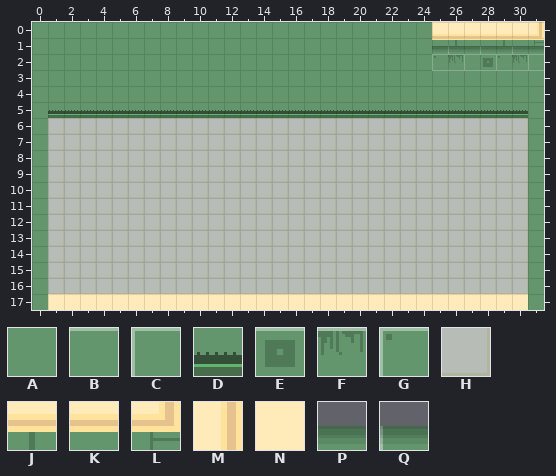
Level history. Tiled map: SuperpositionGame/src/main/resources/superposition/level1.tmx. This is how it looked before the edit.
Cells are 16x16 px. Shown: x 0..31, y 0..17. Layer "Roofs" is drawn 0,-8 px off the grid.
Key: from "spritesheet": A 0, B 1, C 2, D 3, E 4, F 5, G 6, H 7, J 8, K 9, L 10, M 11, N 12, P 13, Q 14.
_ is an empty cell.
Layer "Walls" before, first column x 0:
 0 AAAAAAAAAAAAAAAAAAAAAAAAA_______
 1 AAAAAAAAAAAAAAAAAAAAAAAAAPQPQPQP
 2 AAAAAAAAAAAAAAAAAAAAAAAAAGFCEGFC
 3 AAAAAAAAAAAAAAAAAAAAAAAAABBBBBBB
 4 AAAAAAAAAAAAAAAAAAAAAAAAAAAAAAAA
 5 ADDDDDDDDDDDDDDDDDDDDDDDDDDDDDDA
 6 A______________________________A
 7 A______________________________A
 8 A______________________________A
 9 A______________________________A
Layer "Roofs" before, first column x 0:
0 _________________________NNNNNNM
1 _________________________KJKKJKL
2 ________________________________
3 ________________________________
4 ________________________________
5 ________________________________
Layer "Floor" before, first column x 0:
 0 ________________________________
 1 ________________________________
 2 ________________________________
 3 ________________________________
 4 ________________________________
 5 ________________________________
 6 _HHHHHHHHHHHHHHHHHHHHHHHHHHHHHH_
 7 _HHHHHHHHHHHHHHHHHHHHHHHHHHHHHH_
 8 _HHHHHHHHHHHHHHHHHHHHHHHHHHHHHH_
 9 _HHHHHHHHHHHHHHHHHHHHHHHHHHHHHH_
The same view after the edit:
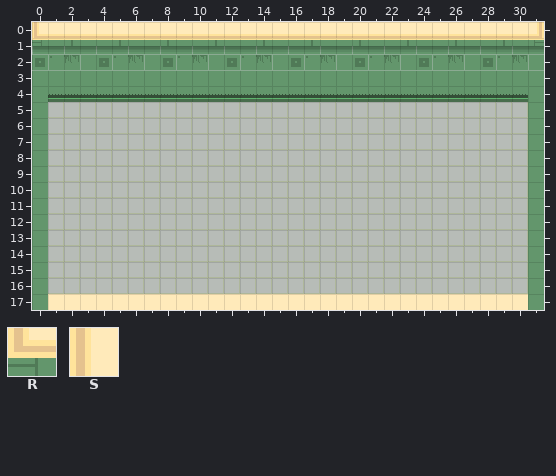
Further tiles: from "spritesheet": R 10 flipped left-right, S 11 flipped left-right.
Changes in this commit:
Layer "Walls":
Tile B replaces tile A in row 3 at x 0 to 24.
Tile C replaces tile A in row 2 at x 3, 7, 11, 15, 19 and 23.
Tile D replaces tile A in row 4 at x 1 to 30.
Tile E replaces tile A in row 2 at x 0, 4, 8, 12, 16, 20 and 24.
Tile F replaces tile A in row 2 at x 2, 6, 10, 14, 18 and 22.
Tile G replaces tile A in row 2 at x 1, 5, 9, 13, 17 and 21.
Tile P replaces tile A in row 1 at x 1, 3, 5, 7, 9, 11, 13, 15, 17, 19, 21 and 23.
Tile Q replaces tile A in row 1 at x 0, 2, 4, 6, 8, 10, 12, 14, 16, 18, 20, 22 and 24.
Tile A is removed in row 0 at x 0 to 24.
Tile D is removed in row 5 at x 1 to 30.
Layer "Roofs":
Tile J is added in row 1 at x 2, 5, 8, 11, 14, 17, 20 and 23.
Tile K is added in row 1 at x 1, 3 to 4, 6 to 7, 9 to 10, 12 to 13, 15 to 16, 18 to 19, 21 to 22 and 24.
Tile N is added in row 0 at x 1 to 24.
Tile R is added in row 1 at x 0.
Tile S is added in row 0 at x 0.
Layer "Floor":
Tile H is added in row 5 at x 1 to 30.
